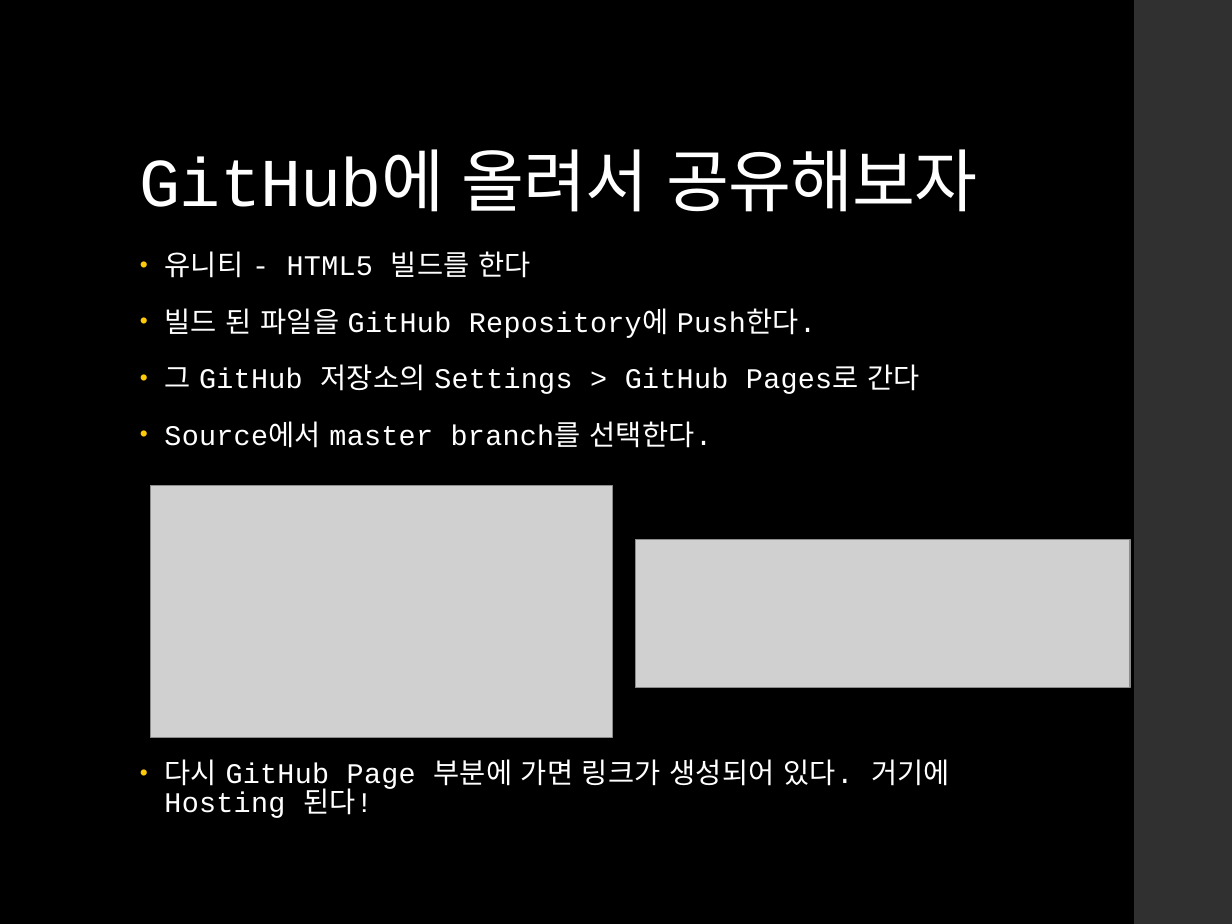
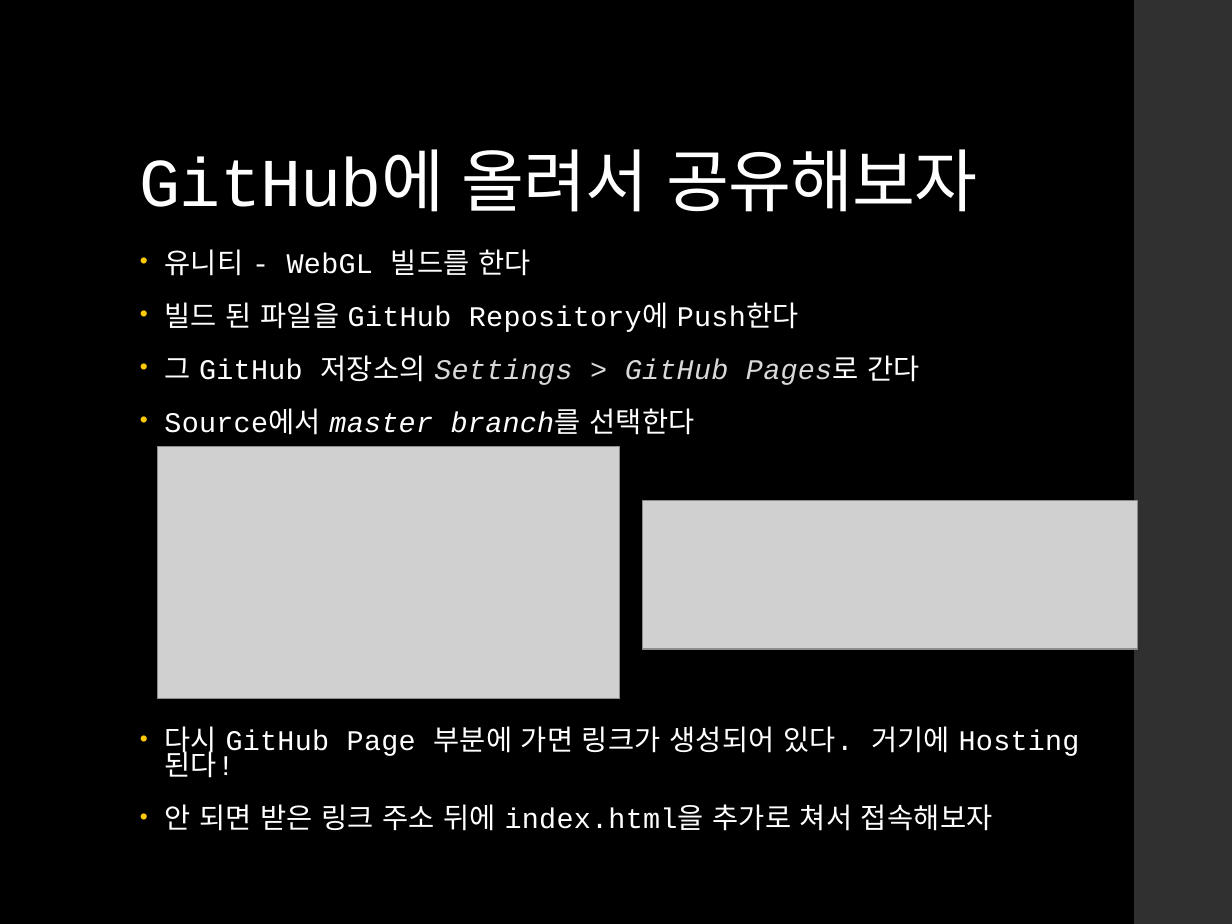
Before and after one commit to IamGroooooot/cien-unity-2020, a slide deck: slide 26 of 7. 게임 데이터와 빌드하기.pptx. Drawn at 1232x924 pixels with LibreOffice and Linux fonts; fonts in the diff are those of the drawing; grey boxes stand for pictures. Boxes give left, top, right and bottom in pixels: in the first picture for what was removed or moved away, otherwise in the second. Text is boxed around its words. In the diff, an @@ line names an element or a change of style, - is before the commit and + after.

Commit message:
Fix Typo in week 6/7 PPT

```diff
--- a/7. 게임 데이터와 빌드하기.pptx
+++ b/7. 게임 데이터와 빌드하기.pptx
@@ text at (x1=164, y1=249, x2=799, y2=332): text changed @@
-• 유니티 - HTML5 빌드를 한다
-• 빌드 된 파일을 GitHub Repository에 Push한다.
+• 유니티 - WebGL 빌드를 한다
+• 빌드 된 파일을 GitHub Repository에 Push한다
@@ text at (x1=164, y1=355, x2=1080, y2=778): text colour #FFFFFF to #D9D9D9, italic on in "Settings > GitHub Pages로"; line spacing 0.85 to 0.75 @@
@@ text at (x1=164, y1=408, x2=694, y2=435): text changed @@
-• Source에서 master branch를 선택한다.
+• Source에서 master branch를 선택한다
@@ picture moved from (x1=150, y1=485, x2=612, y2=738) to (x1=158, y1=447, x2=620, y2=700) @@
@@ picture moved from (x1=636, y1=540, x2=1130, y2=687) to (x1=643, y1=500, x2=1137, y2=648) @@
@@ text at (x1=164, y1=804, x2=993, y2=831): paragraph added @@
+• 안 되면 받은 링크 주소 뒤에 index.html을 추가로 쳐서 접속해보자
```
Also in this commit, not shown: 6 other slides changed, 3 other files.
